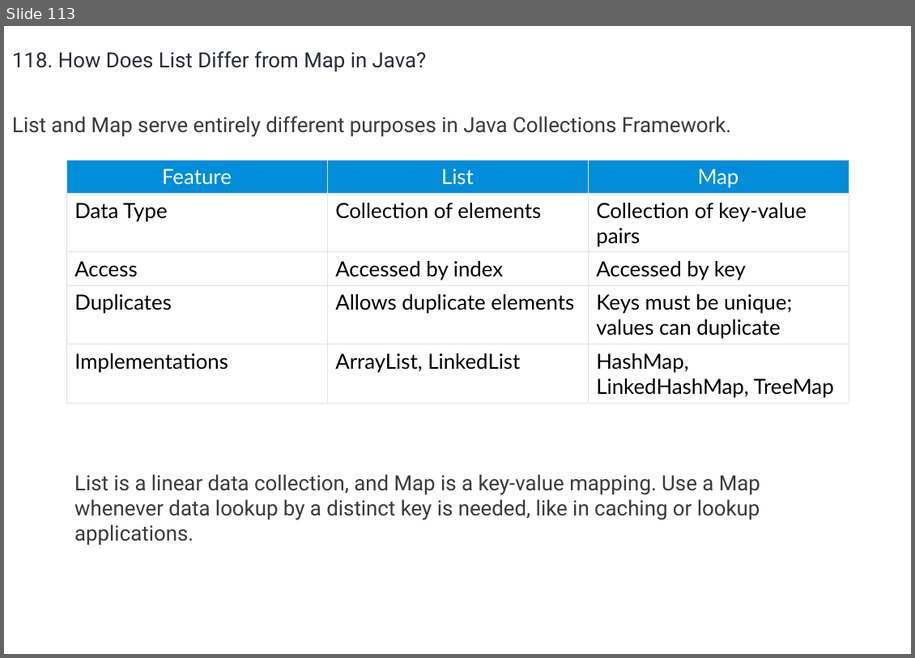
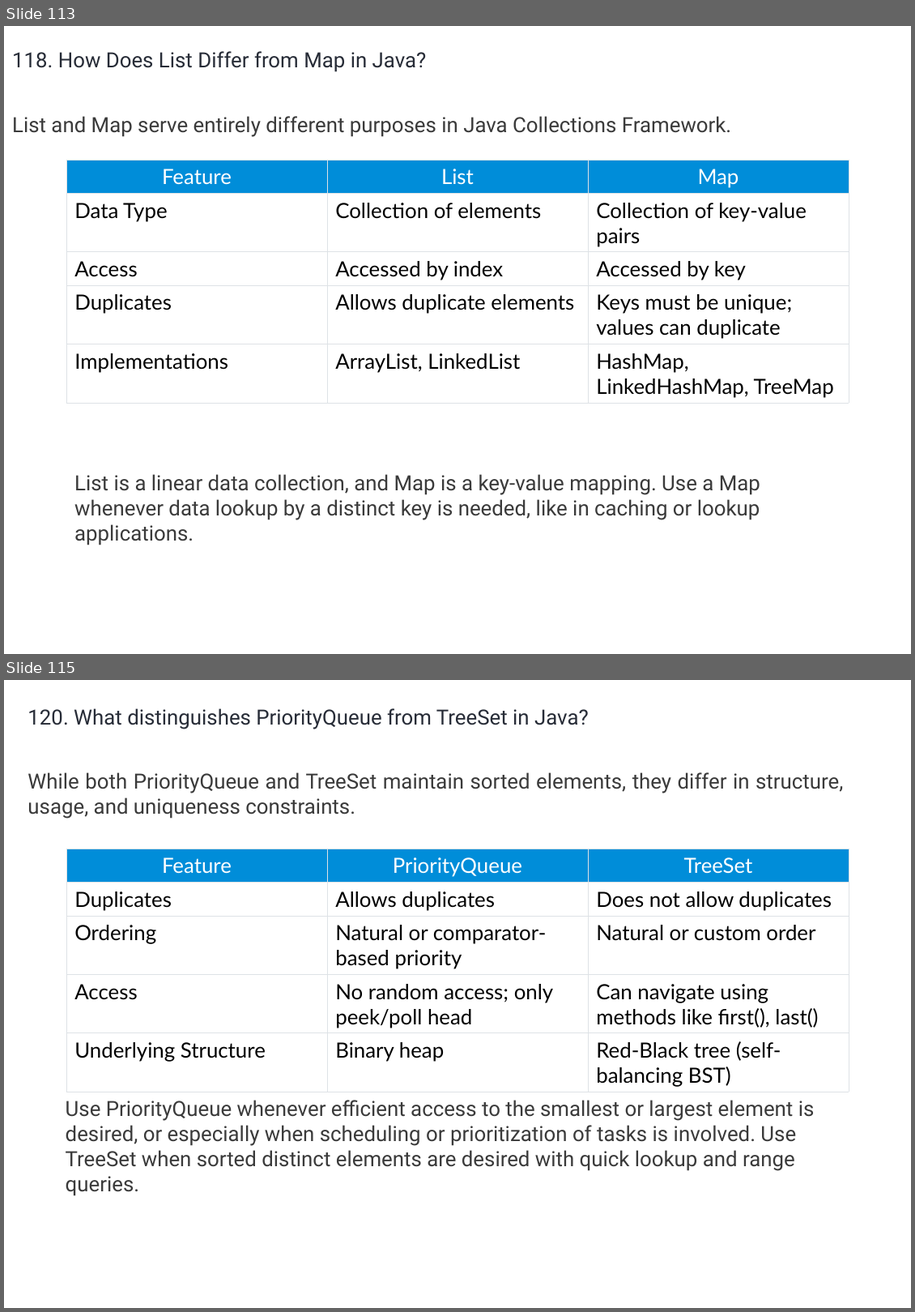
Before and after one commit to umalavanya/FullStackDevelopement_JavaSpring_SQL_ReactProjects, a slide deck: UmaTeachingMaterial/Java/Java-Interview-QA-Intellipaat.pptx. Shown one above the other, each under a label of ours: slide 113 before the commit, slides 113 and 115 after it; the slides between them are not shown. The pictures are 915x658 and 915x1312 pixels, drawn with LibreOffice and Linux fonts; fonts in the diff are those of the drawing. Boxes give left, top, right and bottom in pixels: in the first picture for what was removed or moved away, otherwise in the second. Text is boxed around its words. In the diff, an @@ line names an element or a change of style, - is before the commit and + after.

Commit message:
Java Interview QA

```diff
--- a/UmaTeachingMaterial/Java/Java-Interview-QA-Intellipaat.pptx
+++ b/UmaTeachingMaterial/Java/Java-Interview-QA-Intellipaat.pptx
@@ slide 115 added at (4, 680, 911, 1308), background #FFFFFF @@
@@ text added at (27, 708, 843, 819), 18 pt, text #3A3A3A @@
+120. What distinguishes PriorityQueue from TreeSet in Java?
+While both PriorityQueue and TreeSet maintain sorted elements, they differ in structure, usage, and uniqueness constraints.
@@ table added at (66, 849, 847, 1092), 5 rows, 3 columns @@
+Feature | PriorityQueue | TreeSet
+Duplicates | Allows duplicates | Does not allow duplicates
+Ordering | Natural or comparator-based priority | Natural or custom order
+Access | No random access; only peek/poll head | Can navigate using methods like first(), last()
+Underlying Structure | Binary heap | Red-Black tree (self-balancing BST)
@@ text added at (66, 1100, 815, 1196), 18 pt, text #3A3A3A @@
+Use PriorityQueue whenever efficient access to the smallest or largest element is desired, or especially when scheduling or prioritization of tasks is involved. Use TreeSet when sorted distinct elements are desired with quick lookup and range queries.
```
Also in this commit, not shown: 81 other slides added, 82 slides removed.
